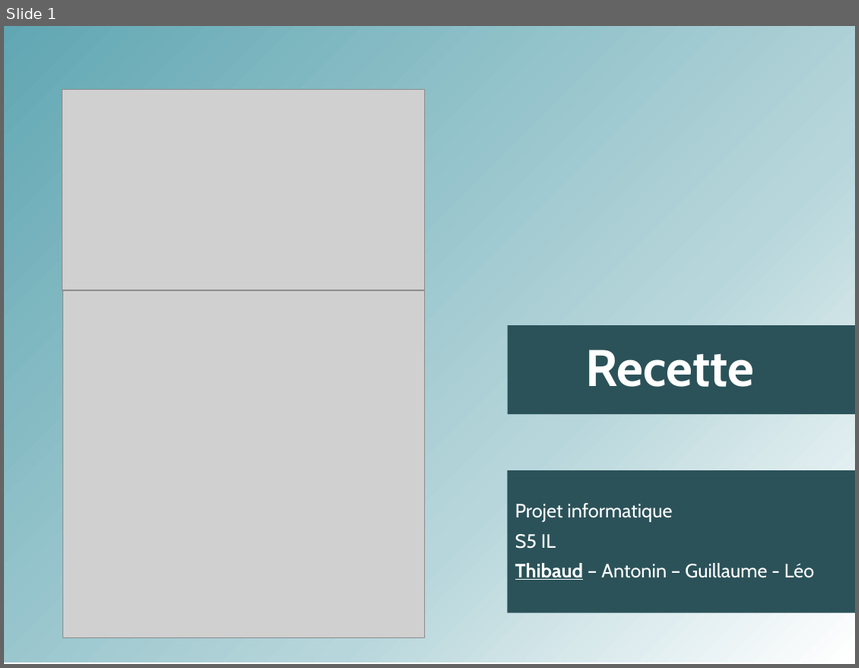
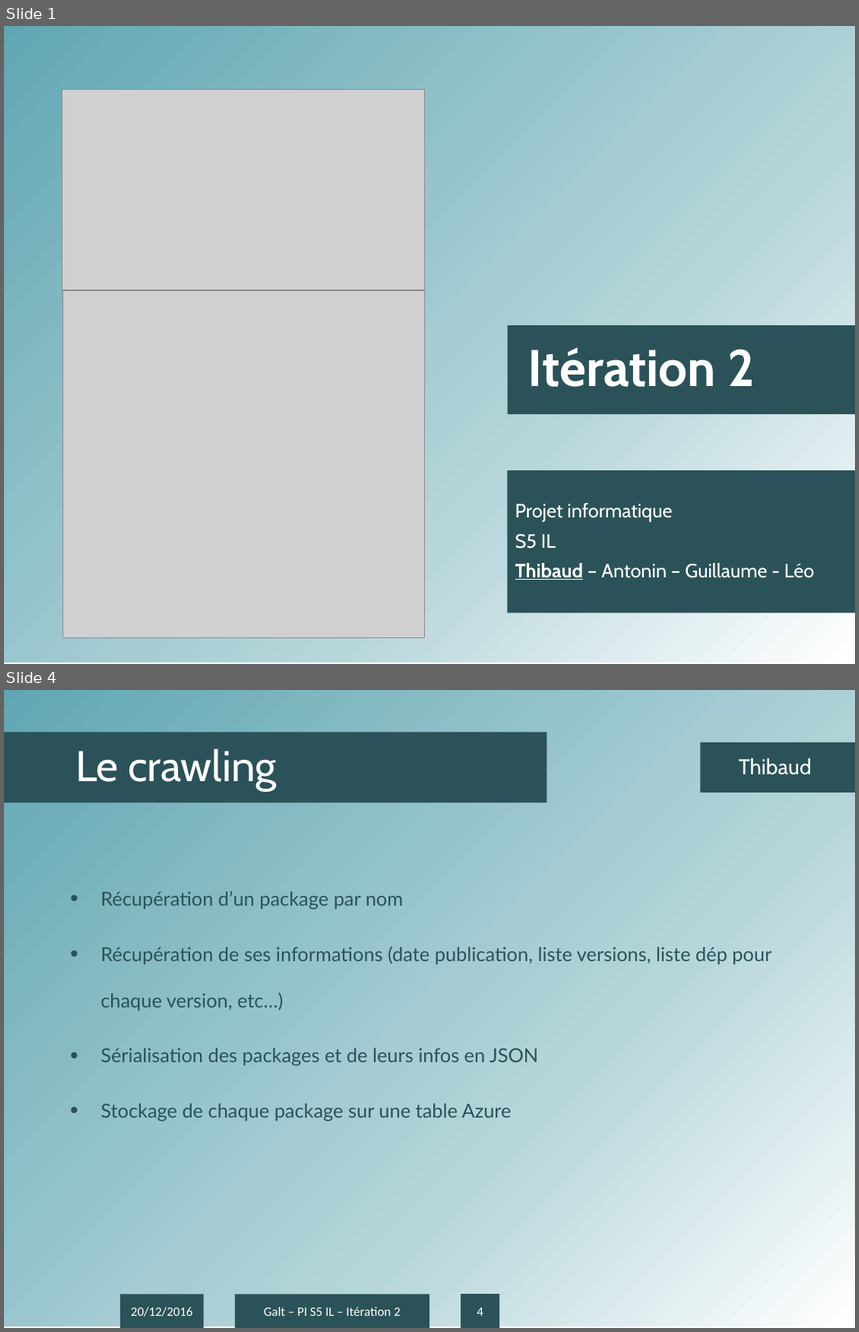
Before and after one commit to antonin-charrier/Project-Galt, a slide deck: Itérations/Présentation IT2.pptx. Shown one above the other, each under a label of ours: slide 1 before the commit, slides 1 and 4 after it; the slides between them are not shown. The pictures are 859x668 and 859x1332 pixels, drawn with LibreOffice and Linux fonts; fonts in the diff are those of the drawing; grey boxes stand for pictures; background and template pictures are left out. Boxes give left, top, right and bottom in pixels: in the first picture for what was removed or moved away, otherwise in the second. Text is boxed around its words. In the diff, an @@ line names an element or a change of style, - is before the commit and + after.

```diff
--- a/Itérations/Présentation IT2.pptx
+++ b/Itérations/Présentation IT2.pptx
@@ slide 4 added at (x1=4, y1=690, x2=855, y2=1328), background #FFFFFF; not listed: 1 template element that a slide beside it also shows @@
@@ title added at (x1=4, y1=733, x2=547, y2=802), fill #2B5259, 40 pt, text #FFFFFF @@
+Le crawling
@@ text added at (x1=701, y1=742, x2=855, y2=793), fill #2B5259, 20 pt, text #FFFFFF @@
+Thibaud
@@ text added at (x1=101, y1=891, x2=772, y2=1121), 18 pt, text #2B5259 @@
+• Récupération d’un package par nom
+• Récupération de ses informations (date publication, liste versions, liste dép pour chaque version, etc…)
+• Sérialisation des packages et de leurs infos en JSON
+• Stockage de chaque package sur une table Azure
@@ rectangle added at (x1=120, y1=1295, x2=204, y2=1328), fill #2B5259, 12 pt, text #FFFFFF @@
+20/12/2016
@@ rectangle added at (x1=235, y1=1295, x2=430, y2=1328), fill #2B5259, 12 pt, text #FFFFFF @@
+Galt – PI S5 IL – Itération 2
@@ page number added at (x1=462, y1=1295, x2=500, y2=1328), fill #2B5259, 12 pt, text #FFFFFF @@
+4
@@ slide 1 changed as well @@
@@ subtitle at (x1=528, y1=347, x2=755, y2=387): text changed @@
-Recette
+Itération 2
```
Also in this commit, not shown: 4 other slides changed, 2 other slides added, 1 other file.
